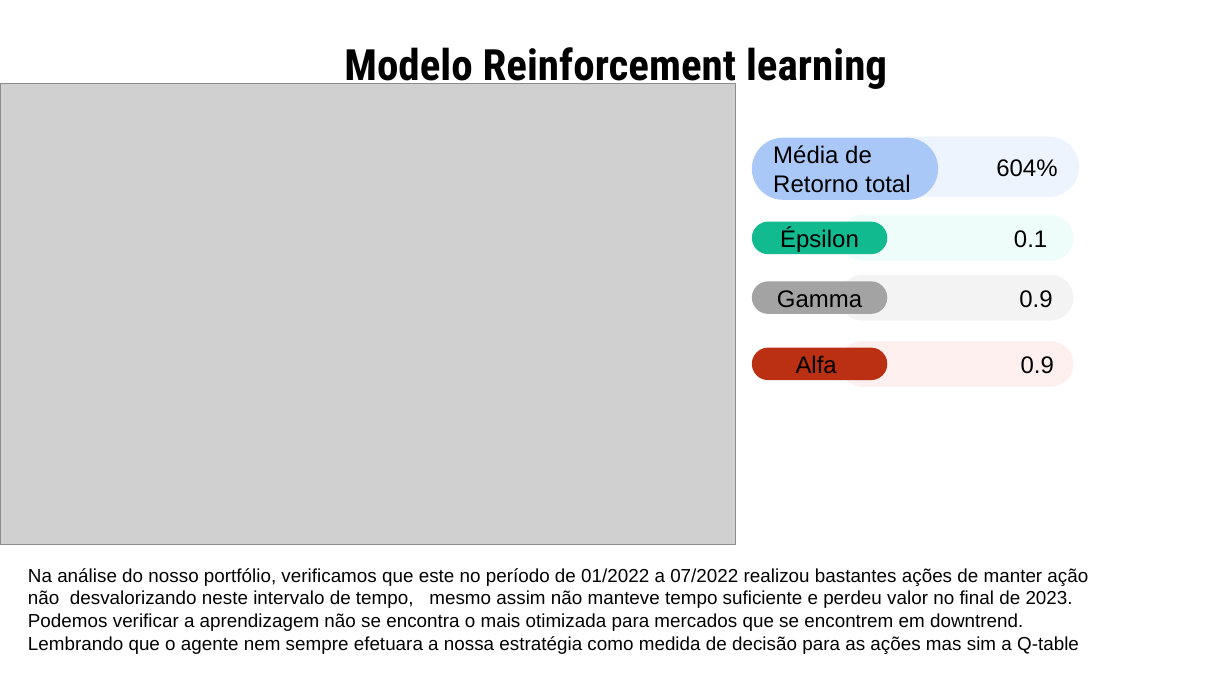
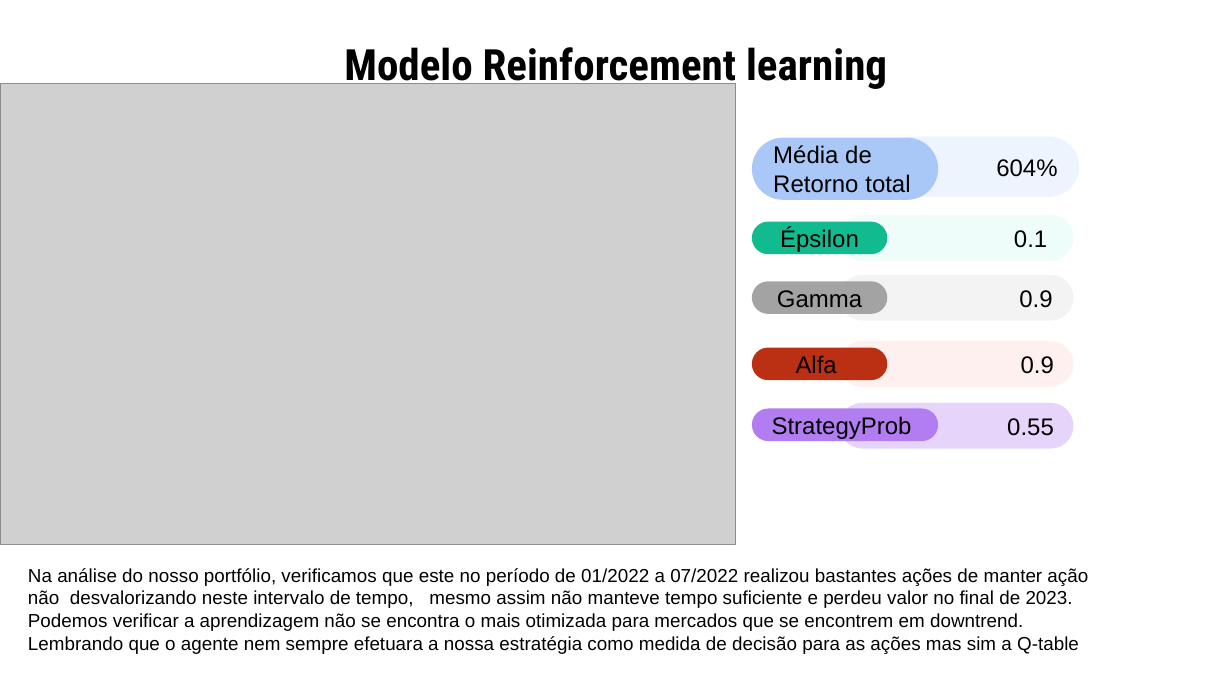
Before and after one commit to Groze2001/MCD, a slide deck: slide 6 of Otimizaçao_de_dados_para_bussiness_analytics/Machine Learning Infographics by Slidesgo.pptx (slide 7 before the commit). Drawn at 1232x693 pixels with LibreOffice and Linux fonts; fonts in the diff are those of the drawing; grey boxes stand for pictures. Boxes give left, top, right and bottom in pixels: in the first picture for what was removed or moved away, otherwise in the second. Text is boxed around its words. In the diff, an @@ line names an element or a change of style, - is before the commit and + after.

```diff
--- a/Otimizaçao_de_dados_para_bussiness_analytics/Machine Learning Infographics by Slidesgo.pptx
+++ b/Otimizaçao_de_dados_para_bussiness_analytics/Machine Learning Infographics by Slidesgo.pptx
@@ rounded rectangle added at <box>752,409,938,441</box>, fill #B37DF2, 14 pt, text #000000 @@
+StrategyProb
@@ rounded rectangle added at <box>839,403,1073,448</box>, fill #E6D4FB, 14 pt, text #000000 @@
+0.55
```
Also in this commit, not shown: 4 other slides changed, 2 other files.
